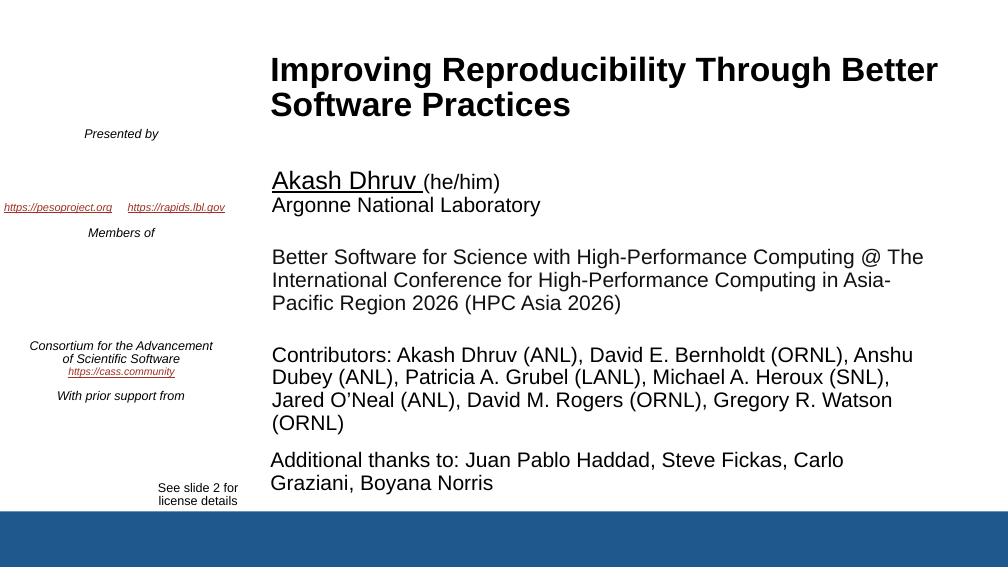
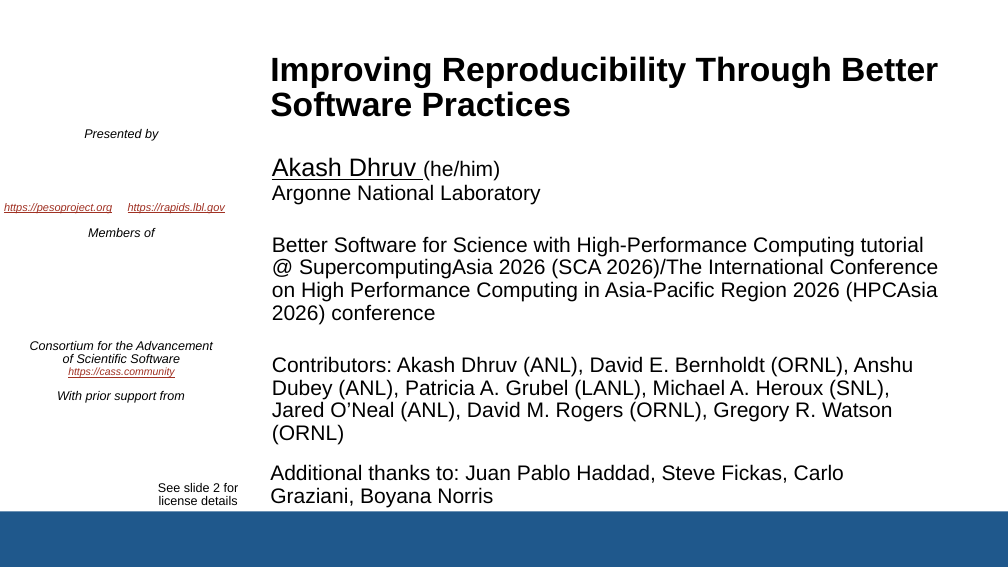
Before and after one commit to bssw-tutorial/presentations, a slide deck: slide 1 of repro-notebooks.pptx. Drawn at 1008x567 pixels with LibreOffice and Linux fonts; fonts in the diff are those of the drawing; background and template pictures are left out. Boxes give left, top, right and bottom in pixels: in the first picture for what was removed or moved away, otherwise in the second. Text is boxed around its words. In the diff, an @@ line names an element or a change of style, - is before the commit and + after.

```diff
--- a/repro-notebooks.pptx
+++ b/repro-notebooks.pptx
@@ subtitle "Akash Dhruv (he/him) Argonne National ...": place and size @@
-subtitle "Akash Dhruv (he/him) Argonne National ..." at <box>272,170,923,412</box>
+subtitle "Akash Dhruv (he/him) Argonne National ..." at <box>272,157,939,444</box>
@@ subtitle at <box>272,236,939,324</box>: text changed; text colour #111111 to #000000 @@
-Better Software for Science with High-Performance Computing @ The International Conference for High-Performance Computing in Asia-Pacific Region 2026 (HPC Asia 2026)
+Better Software for Science with High-Performance Computing tutorial @ SupercomputingAsia 2026 (SCA 2026)/The International Conference on High Performance Computing in Asia-Pacific Region 2026 (HPCAsia 2026) conference
@@ text "Additional thanks to: Juan Pablo ...": place and size @@
-text "Additional thanks to: Juan Pablo ..." at <box>270,451,844,494</box>
+text "Additional thanks to: Juan Pablo ..." at <box>270,464,844,507</box>
```
Also in this commit, not shown: 1 other slide changed, 6 other files.
